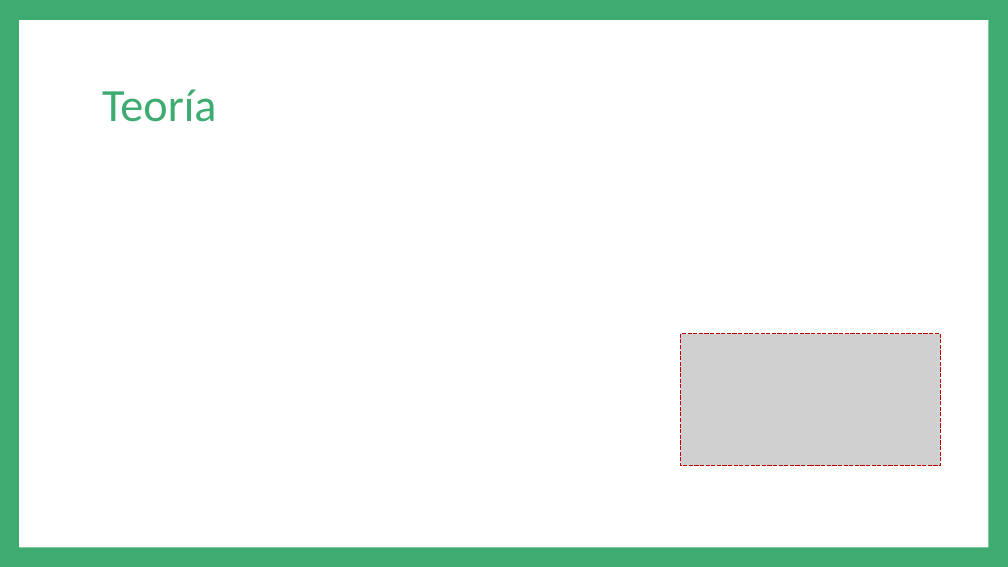
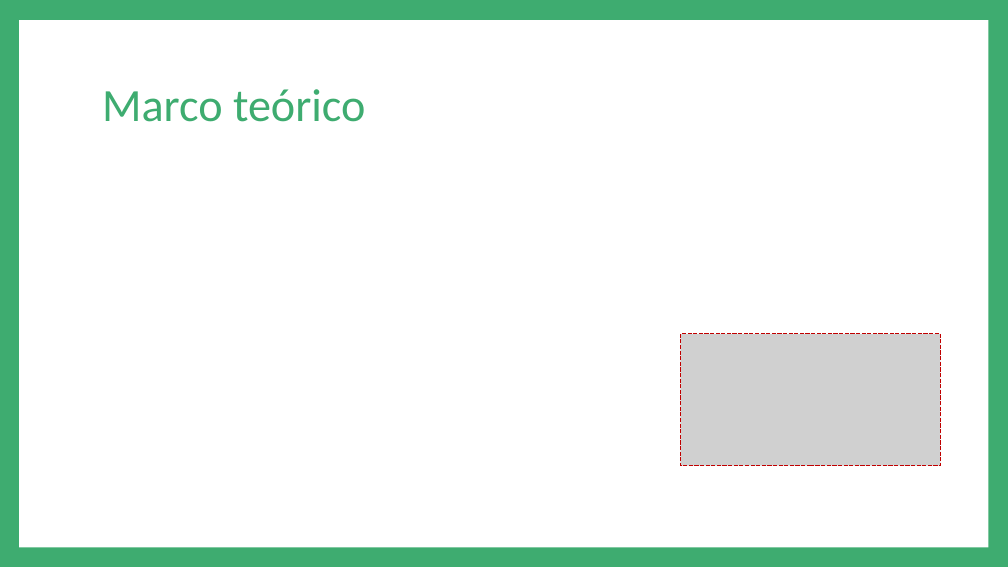
Before and after one commit to andreav13/Proyecto2, a slide deck: slide 5 of Presentación.pptx. Drawn at 1008x567 pixels with LibreOffice and Linux fonts; fonts in the diff are those of the drawing; grey boxes stand for pictures. Boxes give left, top, right and bottom in pixels: in the first picture for what was removed or moved away, otherwise in the second. Text is boxed around its words. In the diff, an @@ line names an element or a change of style, - is before the commit and + after.

```diff
--- a/Presentación.pptx
+++ b/Presentación.pptx
@@ title at (x1=102, y1=89, x2=365, y2=122): text changed @@
-Teoría
+Marco teórico
```
Also in this commit, not shown: 7 other slides changed, 3 slides added, 3 slides removed.
